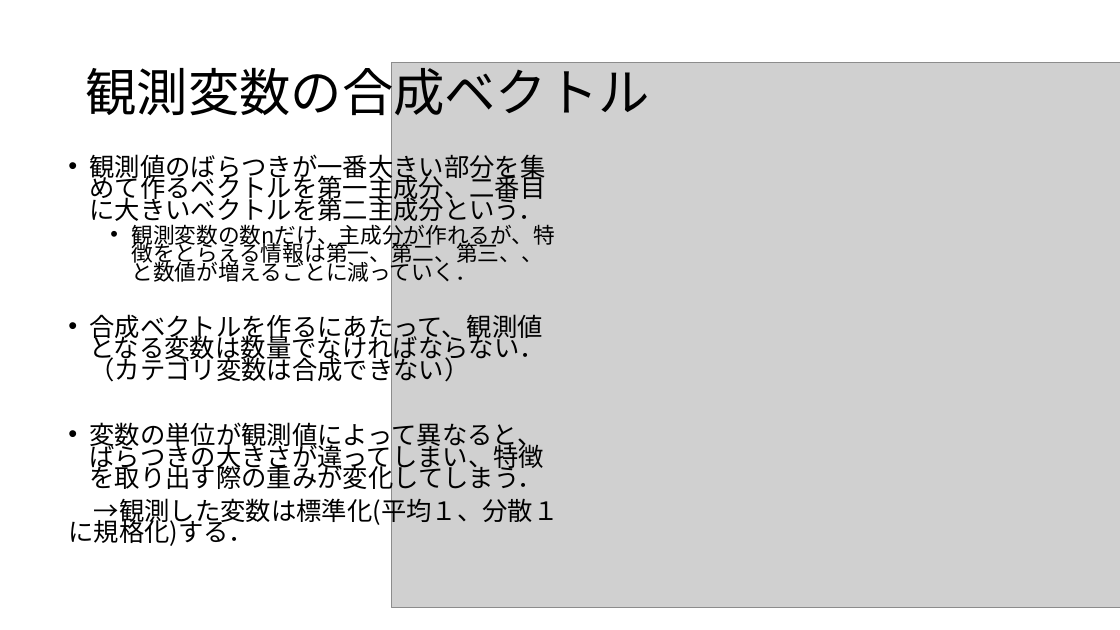
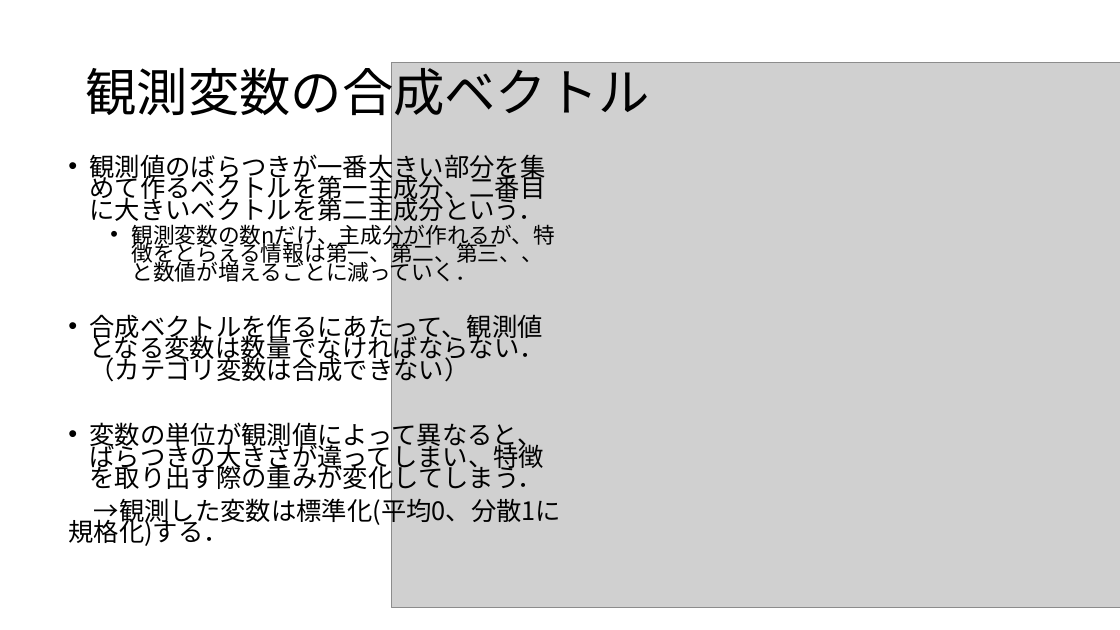
Before and after one commit to KoHMB/Shigen_kensyu_FRA, a slide deck: slide 5 of R/スライド/第34回.pptx. Drawn at 1120x630 pixels with LibreOffice and Linux fonts; fonts in the diff are those of the drawing; grey boxes stand for pictures. Boxes give left, top, right and bottom in pixels: in the first picture for what was removed or moved away, otherwise in the second. Text is boxed around its words. In the diff, an @@ line names an element or a change of style, - is before the commit and + after.

```diff
--- a/R/スライド/第34回.pptx
+++ b/R/スライド/第34回.pptx
@@ text at [68,494,561,546]: text changed @@
-→観測した変数は標準化(平均１、分散１に規格化)する．
+→観測した変数は標準化(平均0、分散1に規格化)する．
```
Also in this commit, not shown: 3 other files.
